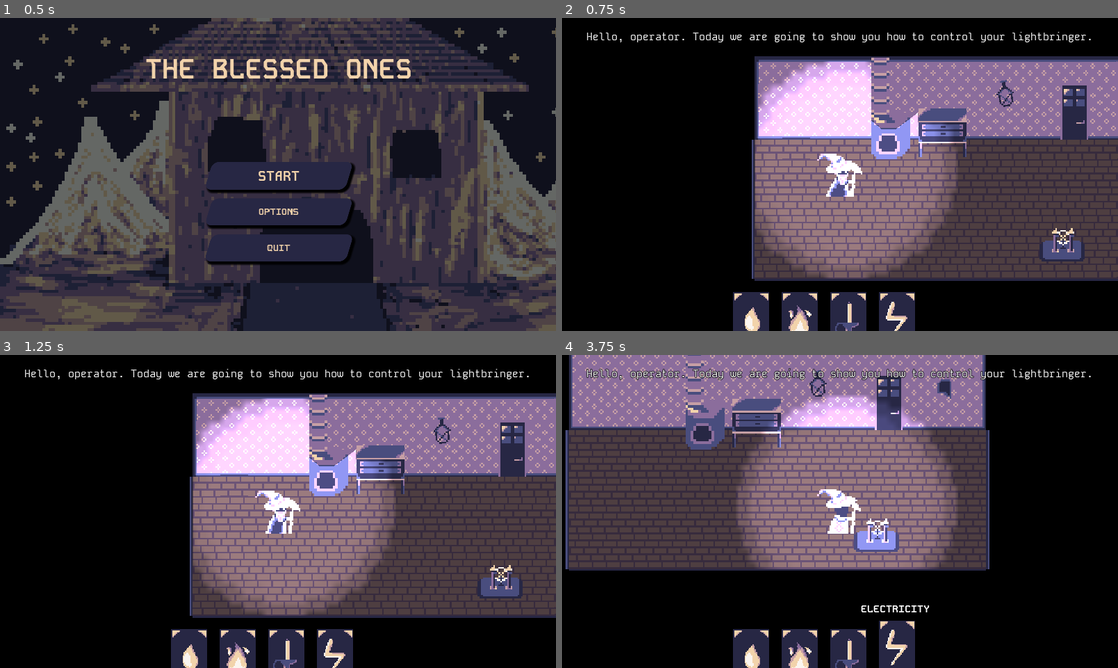
Above: before the commit, frames 1-4 (two rows, left to right).
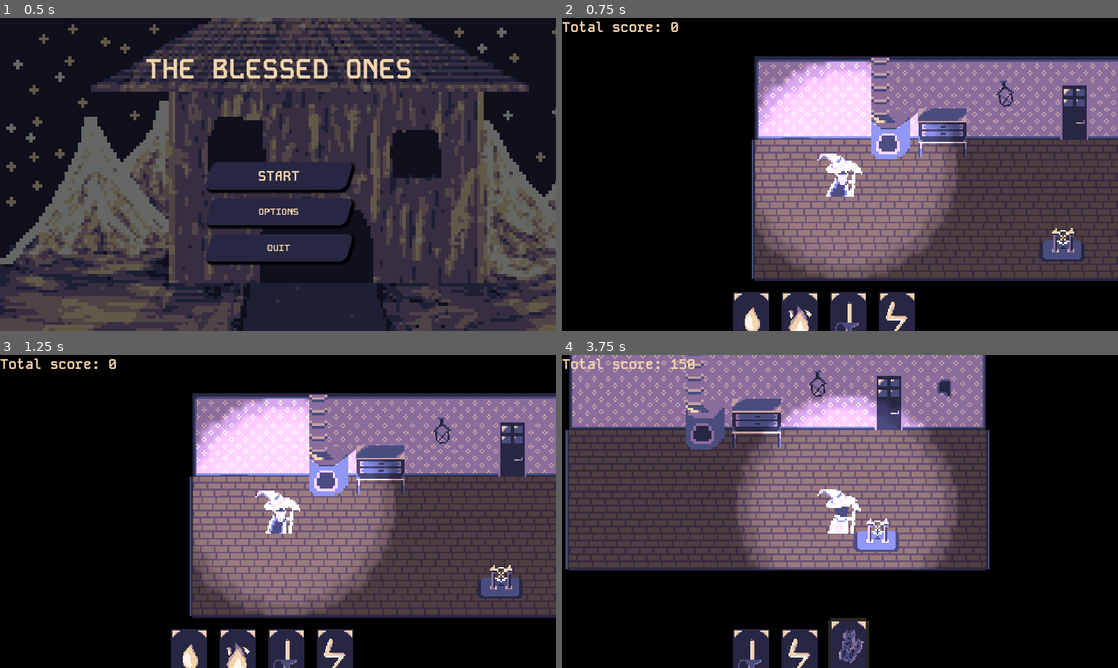
Above: after the commit, the same moments.

Repository: Salach-Malejkum/pirate-software
Game: Godot game, scene res://Scenes/main_menu.tscn
The game is run twice, just before and just after one commit, with the same random seed, the same clock (stepped at 60 frames per second) and the same inputs.
Inputs (mouse positions are in pixels of both pictures, inside the frame that each line leads up to):
- Up to frame 1 (0.5 s): no input
- Up to frame 2 (0.75 s): click "START" at 0.5 s
- Up to frame 3 (1.25 s): no input
- Up to frame 4 (3.75 s): move the mouse to (751, 658) at 1.27 s; hold D (move_right) 1.28-2.03 s; tap E (open_door) every 0.75 s from 1.35 to 3.6 s; click (751, 658) at 1.42 s; move the mouse to (801, 658) at 2.02 s; hold S (move_down) 2.03-2.78 s; click (801, 658) at 2.17 s; move the mouse to (851, 658) at 2.77 s; hold D (move_right) 2.78-3.53 s; click (851, 658) at 2.92 s; move the mouse to (895, 658) at 3.52 s; hold W (move_up) from 3.53 s (still down); click (895, 658) at 3.67 s

Frame 1 is identical in both runs. In frame 2, 0.9% of the frame differs, in the area x 0-96%, y 1-8%; in frame 3, 0.9%; in frame 4, 3.7%, in the area x 0-96%, y 1-100%.

Commit message:
Adjust tutorial_zone

Diff:
--- a/Scenes/tutorial_zone.tscn
+++ b/Scenes/tutorial_zone.tscn
@@ -1,14 +1,13 @@
-[gd_scene load_steps=10 format=3 uid="uid://qi4ghap1fsah"]
+[gd_scene load_steps=9 format=3 uid="uid://fhb2gbh274rv"]
 
 [ext_resource type="PackedScene" uid="uid://br31pgwnuthh" path="res://Scenes/tile_map.tscn" id="1_nrvku"]
 [ext_resource type="PackedScene" uid="uid://1xiakxfc81rn" path="res://Scenes/doors.tscn" id="2_kydn8"]
-[ext_resource type="PackedScene" uid="uid://cb5w2t8c6ybt7" path="res://Scenes/player.tscn" id="3_qwiv5"]
-[ext_resource type="PackedScene" uid="uid://b360hv35yusk0" path="res://Scenes/level1.tscn" id="3_v5hbx"]
-[ext_resource type="PackedScene" uid="uid://c5iwiblniciof" path="res://Scenes/furnace.tscn" id="4_vpxnq"]
-[ext_resource type="PackedScene" uid="uid://drivg1a0m73sw" path="res://Scenes/lantern.tscn" id="5_oswdi"]
-[ext_resource type="PackedScene" uid="uid://bmjpimvwupc8p" path="res://Scenes/steam_engine.tscn" id="6_qvr1e"]
-[ext_resource type="PackedScene" uid="uid://bk7smumc7rwo7" path="res://Scenes/cabin.tscn" id="7_7tc2t"]
-[ext_resource type="PackedScene" uid="uid://c4c0yn3axluwb" path="res://Scenes/enemy_spawner.tscn" id="8_6k42o"]
+[ext_resource type="PackedScene" uid="uid://c5iwiblniciof" path="res://Scenes/furnace.tscn" id="3_qudv5"]
+[ext_resource type="PackedScene" uid="uid://cb5w2t8c6ybt7" path="res://Scenes/player.tscn" id="4_s1fvk"]
+[ext_resource type="PackedScene" uid="uid://bmjpimvwupc8p" path="res://Scenes/steam_engine.tscn" id="5_oify4"]
+[ext_resource type="PackedScene" uid="uid://drivg1a0m73sw" path="res://Scenes/lantern.tscn" id="6_gwnc7"]
+[ext_resource type="PackedScene" uid="uid://bk7smumc7rwo7" path="res://Scenes/cabin.tscn" id="7_trip4"]
+[ext_resource type="PackedScene" uid="uid://c4c0yn3axluwb" path="res://Scenes/enemy_spawner.tscn" id="8_hfcgy"]
 
 [node name="TutorialZone" type="Node2D"]
 y_sort_enabled = true
@@ -21,30 +20,28 @@
 [node name="Doors" parent="." instance=ExtResource("2_kydn8")]
 position = Vector2(184, -16)
 is_exit = true
-exit_scene = ExtResource("3_v5hbx")
 
-[node name="Player" parent="." instance=ExtResource("3_qwiv5")]
-position = Vector2(49, 20)
-is_tutorial = true
-
-[node name="Furnace" parent="." instance=ExtResource("4_vpxnq")]
+[node name="Furnace" parent="." instance=ExtResource("3_qudv5")]
 position = Vector2(78, -18)
 is_tutorial = true
 
-[node name="SteamEngine" parent="." instance=ExtResource("6_qvr1e")]
+[node name="Player" parent="." instance=ExtResource("4_s1fvk")]
+position = Vector2(49, 20)
+
+[node name="SteamEngine" parent="." instance=ExtResource("5_oify4")]
 position = Vector2(177, 54)
 is_tutorial = true
 
-[node name="Lantern" parent="SteamEngine" instance=ExtResource("5_oswdi")]
+[node name="Lantern" parent="SteamEngine" instance=ExtResource("6_gwnc7")]
 position = Vector2(-34, -81)
 is_tutorial = true
 
-[node name="Cabin" parent="." instance=ExtResource("7_7tc2t")]
+[node name="Cabin" parent="." instance=ExtResource("7_trip4")]
 y_sort_enabled = false
 position = Vector2(108, -4)
 is_tutorial = true
 
-[node name="EnemySpawner" parent="." instance=ExtResource("8_6k42o")]
+[node name="EnemySpawner" parent="." instance=ExtResource("8_hfcgy")]
 position = Vector2(225, 64)
 spawn_timer = 5.0
 is_tutorial = true
--- a/Scripts/doors.gd
+++ b/Scripts/doors.gd
@@ -6,7 +6,7 @@
 @export var open_anim_name = "open"
 @export var close_anim_name = "close"
 @export var is_exit : bool = false
-@export var exit_scene : PackedScene
+@export var exit_scene = preload("res://Scenes/level1.tscn")
 
 var player_in_range = false
 @onready var animated_sprite = $Static/AnimatedSprite2D
